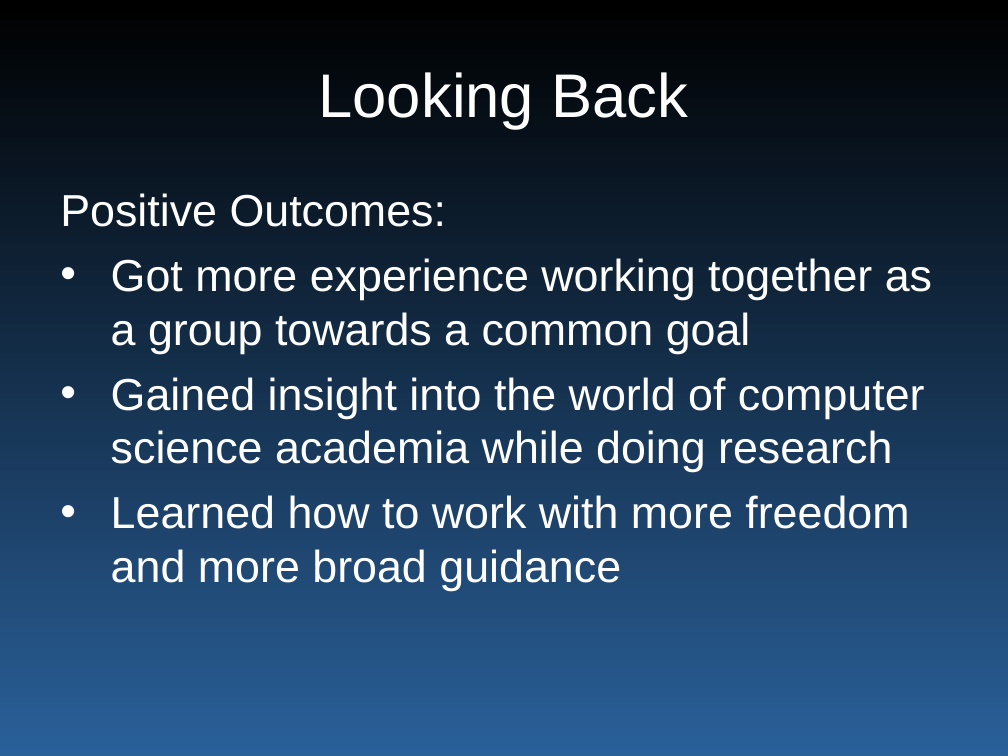
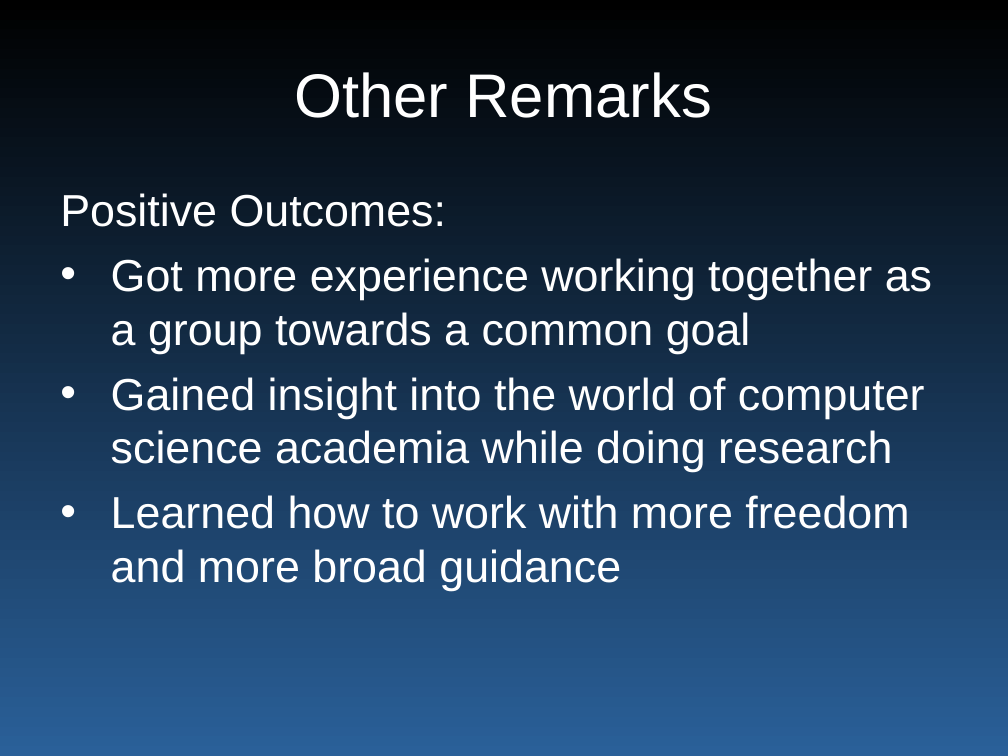
Before and after one commit to wyatt8740/CS460_Capstone, a slide deck: slide 13 of smartgrid_465_final_present.pptx (slide 7 before the commit). Drawn at 1008x756 pixels with LibreOffice and Linux fonts; fonts in the diff are those of the drawing. Boxes give left, top, right and bottom in pixels: in the first picture for what was removed or moved away, otherwise in the second. Text is boxed around its words. In the diff, an @@ line names an element or a change of style, - is before the commit and + after.

```diff
--- a/smartgrid_465_final_present.pptx
+++ b/smartgrid_465_final_present.pptx
@@ title at [295, 72, 712, 118]: text changed @@
-Looking Back
+Other Remarks
```
Also in this commit, not shown: 7 other slides changed, 6 slides added, 1 other file.
